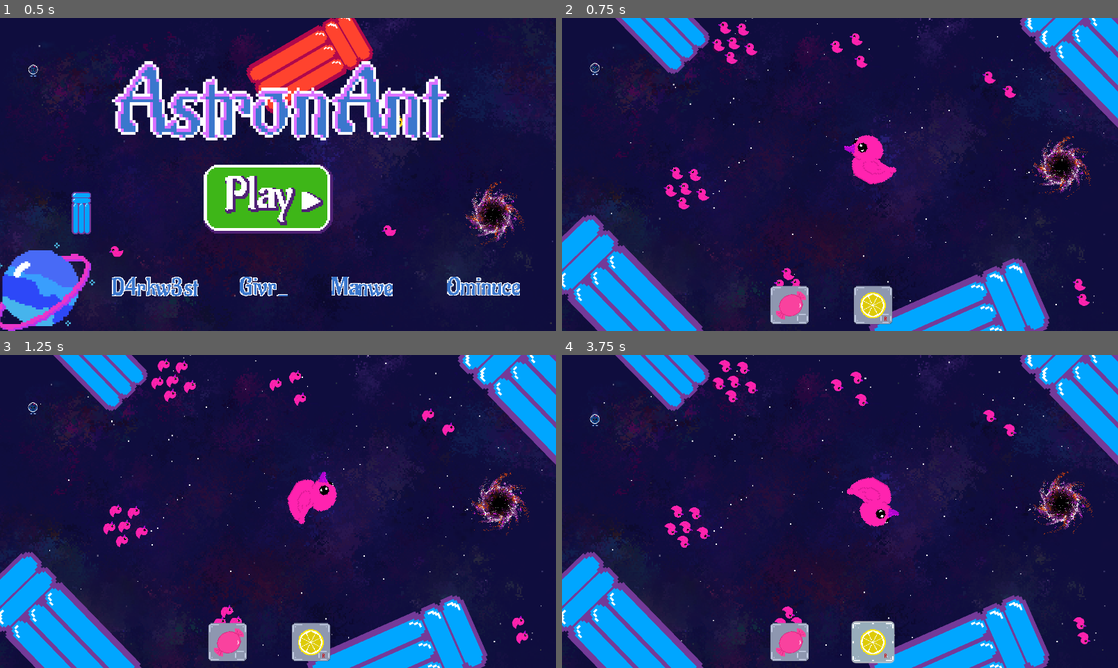
Above: before the commit, frames 1-4 (two rows, left to right).
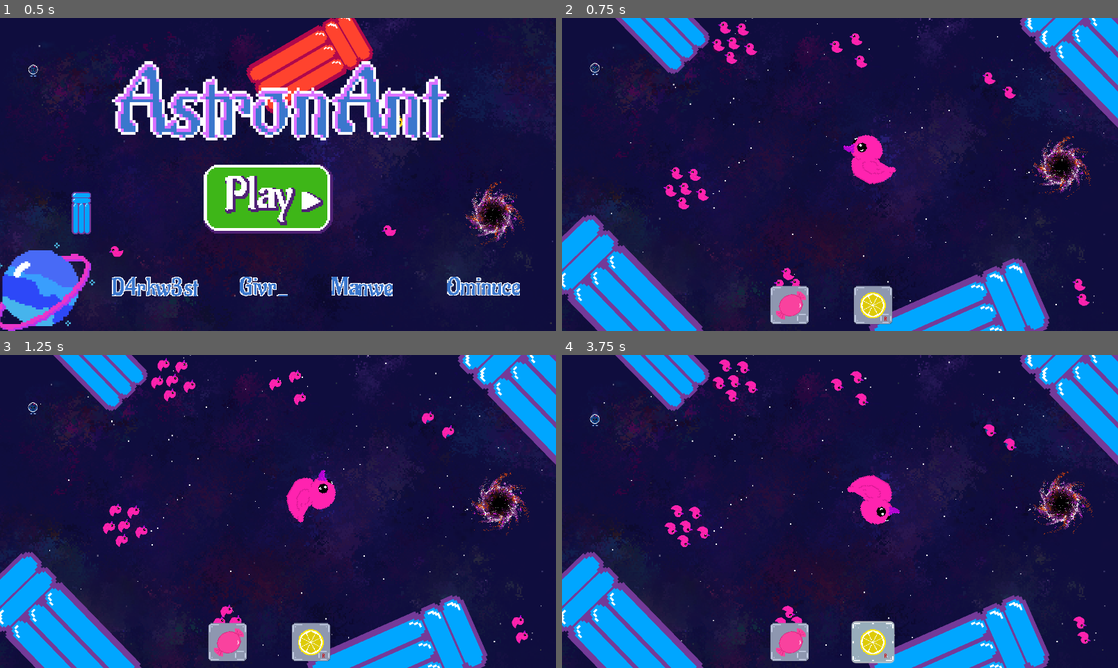
Above: after the commit, the same moments.

Repository: daalvehn/FourmiDab
Game: Godot game, scene res://Scene/level_0_Start.tscn
Same seed, same stepped clock (60 frames per second), same inputs: the game is played once before the commit and once after it.
Inputs (mouse positions are in pixels of both pictures, inside the frame that each line leads up to):
- Up to frame 1 (0.5 s): no input
- Up to frame 2 (0.75 s): click (828, 199) at 0.5 s
- Up to frame 3 (1.25 s): no input
- Up to frame 4 (3.75 s): click "E" at 1.25 s; click "R" at 2 s; click "E" at 2.75 s; click "R" at 3.5 s

Frame 1 is identical in both runs. In frame 2, 0.3% of the frame differs, in the area x 18-95%, y 1-92%; in frame 3, 0.7%; in frame 4, 1.0%, in the area x 18-96%, y 1-93%.

Commit message:
Canards are orbitable again

Diff:
--- a/Asset/Props/PathCanard.tscn
+++ b/Asset/Props/PathCanard.tscn
@@ -8,7 +8,6 @@
 rotates = false
 script = ExtResource("1_w6tur")
 periodInSecond = 10.0
-texture = ExtResource("2_p4r5b")
 
 [node name="Sprite2D" type="Sprite2D" parent="."]
 texture = ExtResource("2_p4r5b")
--- a/Script/PathDebris.gd
+++ b/Script/PathDebris.gd
@@ -1,12 +1,11 @@
 extends Node2D
 @export	var rotation_period = 1
 @export var periodInSecond : float = 1
-
-var degrees_per_second = 360.0
+var degrees_per_second = 360
 
 func _process(delta):
-	var degrees_per_second = 360.0
-	rotate((delta / 2) * deg_to_rad(degrees_per_second)/ rotation_period)
+	$Sprite2D.rotate((delta / 2) * deg_to_rad(degrees_per_second)/ rotation_period)
+	$Area2D.rotate((delta / 2) * deg_to_rad(degrees_per_second)/ rotation_period)
 	if self.get_child(0).get_parent() is PathFollow2D:
 		self.progress += delta * 60 * 10 / periodInSecond
 
